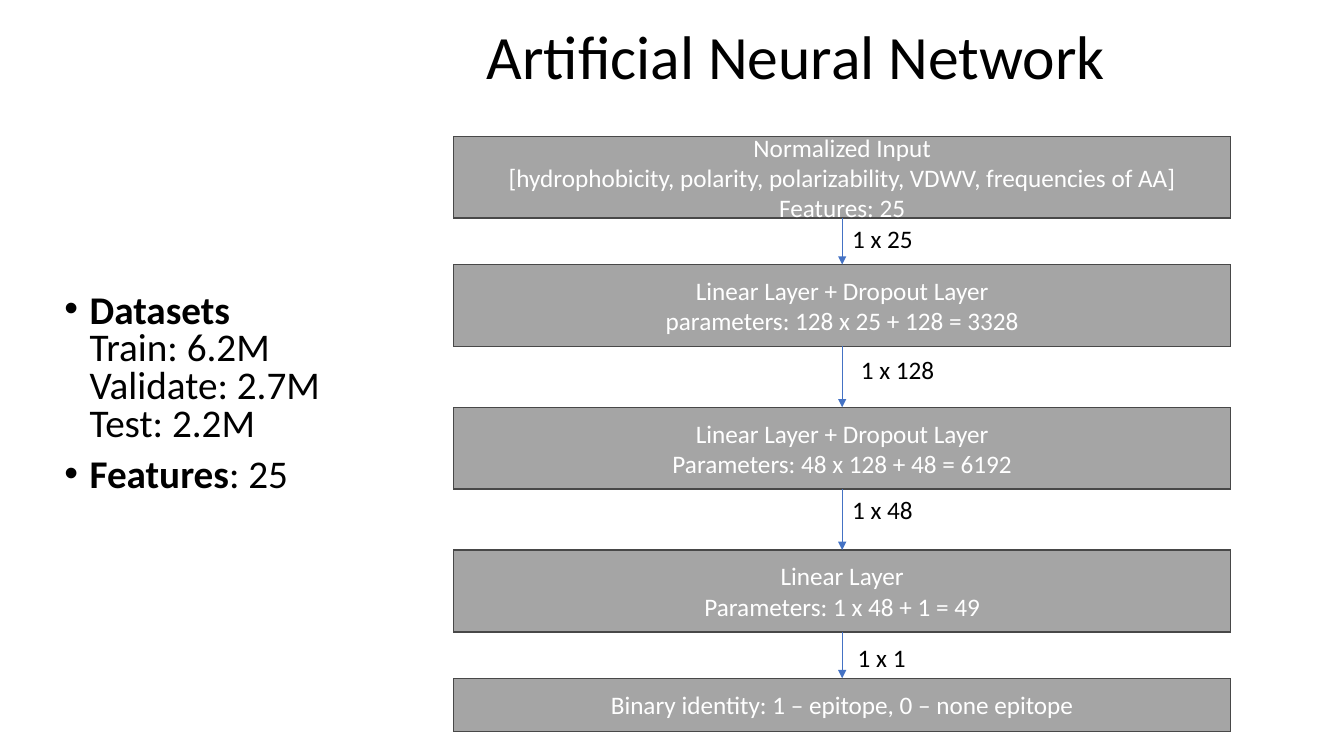
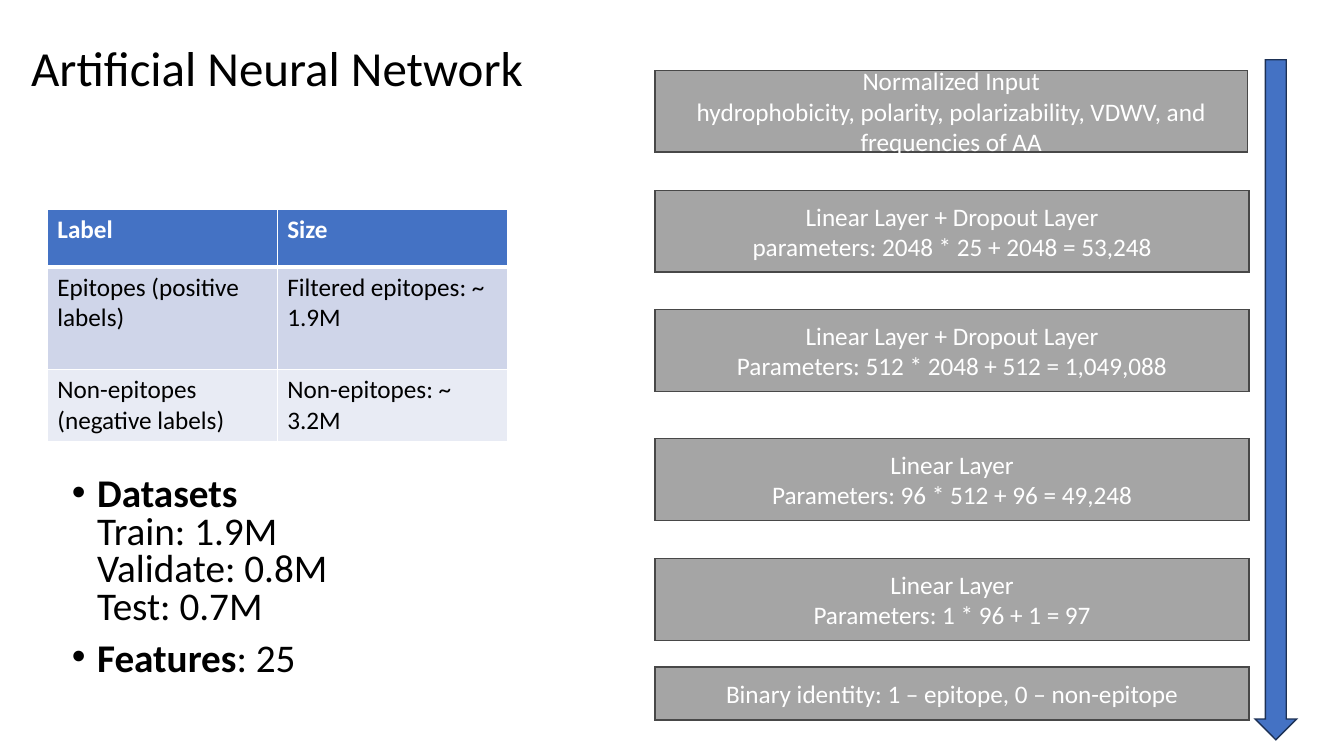
Before and after one commit to Tiezhengyuan/ml_epitope, a slide deck: slide 12 of Epitope_Prediction_TiezhengYuan.pptx (slide 11 before the commit). Drawn at 1344x756 pixels with LibreOffice and Linux fonts; fonts in the diff are those of the drawing. Boxes give left, top, right and bottom in pixels: in the first picture for what was removed or moved away, otherwise in the second. Text is boxed around its words. In the diff, an @@ line names an element or a change of style, - is before the commit and + after.

Commit message:
ppt

```diff
--- a/Epitope_Prediction_TiezhengYuan.pptx
+++ b/Epitope_Prediction_TiezhengYuan.pptx
@@ title "Artificial Neural Network" moved from (x1=487, y1=36, x2=1105, y2=80) to (x1=31, y1=52, x2=523, y2=87) @@
@@ title "Artificial Neural Network" at (x1=31, y1=52, x2=523, y2=87): size 44 to 35 pt @@
@@ down arrow added at (x1=1255, y1=59, x2=1297, y2=740), fill #4472C4, outline #1E3256 1 pt @@
@@ rectangle "Normalized Input" resized from (x1=454, y1=136, x2=1231, y2=218) to (x1=655, y1=71, x2=1247, y2=152) @@
@@ text in rectangle at (x1=697, y1=103, x2=1206, y2=157): text changed @@
-[hydrophobicity, polarity, polarizability, VDWV, frequencies of AA]
-Features: 25
+hydrophobicity, polarity, polarizability, VDWV, and frequencies of AA
@@ rectangle "Linear Layer + Dropout Layer" resized from (x1=454, y1=265, x2=1231, y2=347) to (x1=655, y1=191, x2=1249, y2=272) @@
@@ table added at (x1=47, y1=210, x2=507, y2=439), 3 rows, 2 columns @@
+Label | Size
+Epitopes (positive labels) | Filtered epitopes: ~ 1.9M
+Non-epitopes (negative labels) | Non-epitopes: ~ 3.2M
@@ text in rectangle at (x1=753, y1=239, x2=1151, y2=260): text changed @@
-parameters: 128 x 25 + 128 = 3328
+parameters: 2048 * 25 + 2048 = 53,248
@@ arrow removed from (843, 218) to (843, 265) @@
@@ text removed at (x1=852, y1=231, x2=913, y2=248) @@
-1 x 25
@@ rectangle added at (x1=655, y1=310, x2=1249, y2=391), fill #A5A5A5, outline #484848 1 pt, 18 pt, text #FFFFFF @@
+Linear Layer + Dropout Layer
+Parameters: 512 * 2048 + 512 = 1,049,088
@@ arrow removed from (843, 347) to (843, 407) @@
@@ text removed at (x1=861, y1=361, x2=934, y2=380) @@
-1 x 128
@@ rectangle removed at (x1=454, y1=407, x2=1231, y2=489) @@
-Linear Layer + Dropout Layer
-Parameters: 48 x 128 + 48 = 6192
@@ rectangle "Linear Layer" resized from (x1=454, y1=551, x2=1231, y2=632) to (x1=655, y1=439, x2=1249, y2=520) @@
@@ text "Datasets Train: 1.9M Validate: 0.8M ..." moved from (x1=90, y1=298, x2=320, y2=489) to (x1=97, y1=481, x2=327, y2=673) @@
@@ text at (x1=97, y1=481, x2=327, y2=621): text changed @@
-• Datasets
-  Train: 6.2M
-  Validate: 2.7M
-  Test: 2.2M
+• Datasets
+  Train: 1.9M
+  Validate: 0.8M
+  Test: 0.7M
@@ text in rectangle at (x1=772, y1=487, x2=1132, y2=507): text changed @@
-Parameters: 1 x 48 + 1 = 49
+Parameters: 96 * 512 + 96 = 49,248
@@ arrow removed from (843, 489) to (843, 551) @@
@@ text removed at (x1=852, y1=501, x2=913, y2=520) @@
-1 x 48
@@ rectangle added at (x1=655, y1=559, x2=1249, y2=640), fill #A5A5A5, outline #484848 1 pt, 18 pt, text #FFFFFF @@
+Linear Layer
+Parameters: 1 * 96 + 1 = 97
@@ arrow removed from (843, 632) to (843, 679) @@
@@ text removed at (x1=858, y1=650, x2=906, y2=667) @@
-1 x 1
@@ rectangle "Binary identity: 1 – epitope, ..." resized from (x1=454, y1=679, x2=1231, y2=732) to (x1=655, y1=667, x2=1249, y2=721) @@
@@ text in rectangle at (x1=726, y1=685, x2=1178, y2=707): text changed @@
-Binary identity: 1 – epitope, 0 – none epitope
+Binary identity: 1 – epitope, 0 – non-epitope
```
Also in this commit, not shown: 8 other slides changed, 10 slides added.
